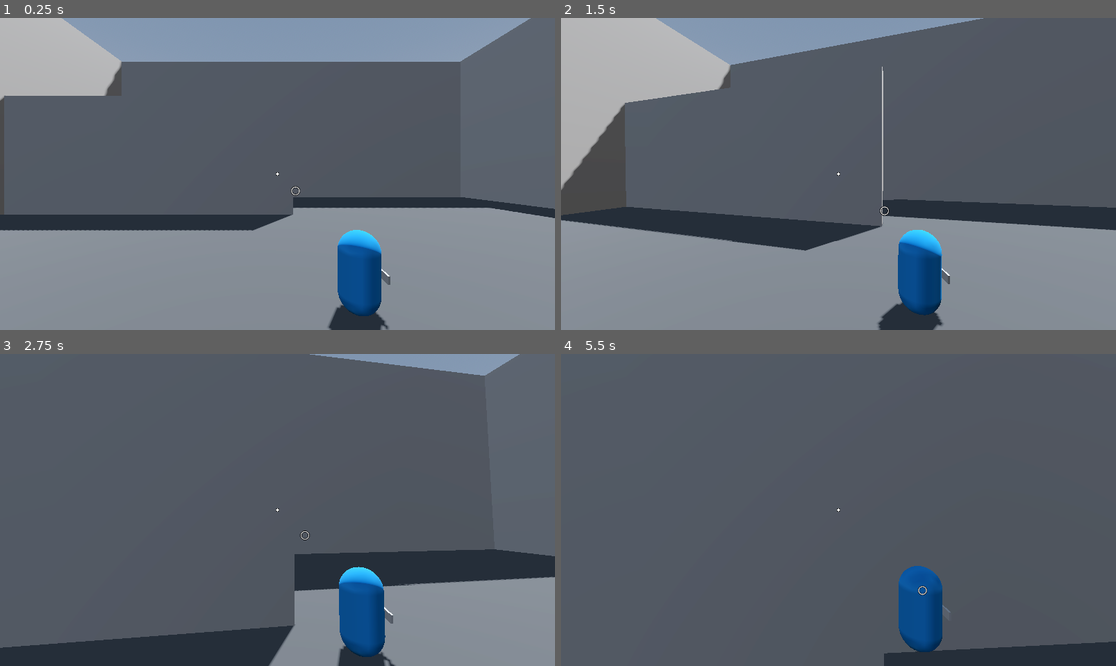
Above: before the commit, frames 1-4 (two rows, left to right).
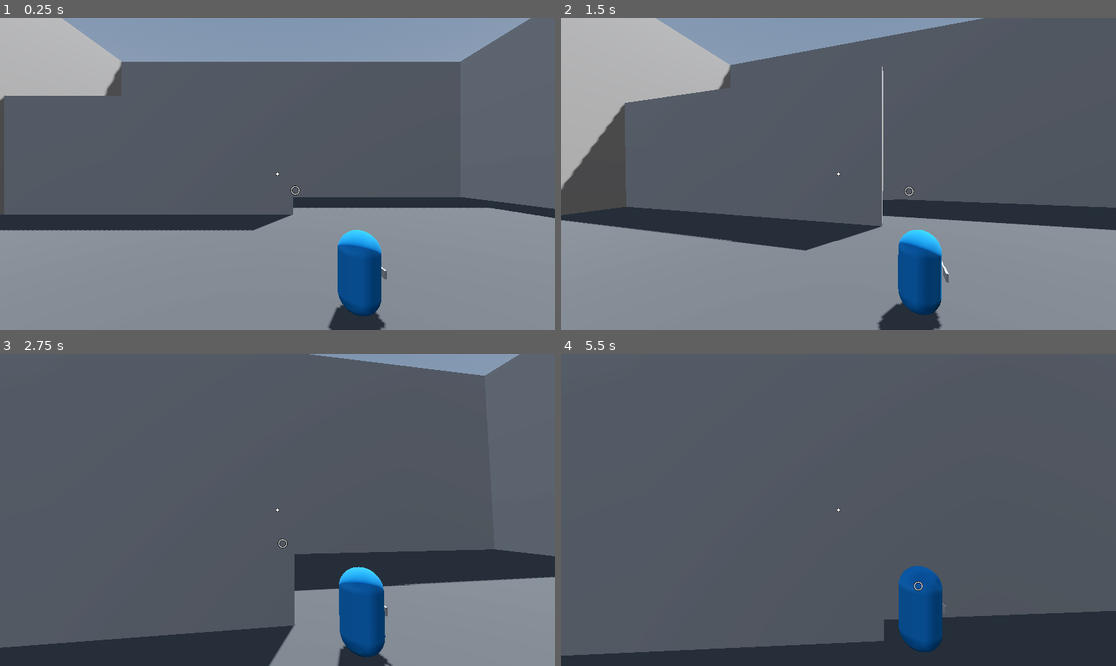
Above: after the commit, the same moments.

Repository: Sighco-git/Third-Person-Learning
Game: Godot game, scene res://Levels/sandbox.tscn
Same seed, same stepped clock (60 frames per second), same inputs: the game is played once before the commit and once after it.
Inputs (mouse positions are in pixels of both pictures, inside the frame that each line leads up to):
- Up to frame 1 (0.25 s): no input
- Up to frame 2 (1.5 s): tap Enter (ui_accept) at 0.5, 0.6, 0.77, 1.07, 1.35 s; move the mouse to (866, 174) at 0.52 s; hold W (move_forward) from 0.53 s (still down); move the mouse to (810, 174) at 1.27 s
- Up to frame 3 (2.75 s): keep holding W (move_forward); tap Enter (ui_accept) at 1.52, 1.82, 2.1 s; move the mouse to (288, 503) at 2.02 s
- Up to frame 4 (5.5 s): keep holding W (move_forward); move the mouse to (832, 516) at 2.77 s; tap Enter (ui_accept) at 2.85, 3.02, 3.32, 3.6, 3.77, 4.07, 4.35, 4.52, 4.82, 5.1 s; move the mouse to (877, 513) at 3.52 s; move the mouse to (794, 506) at 4.27 s; move the mouse to (844, 510) at 5.02 s

The runs differ from the first frame. In frame 1, 0.1% of the frame differs, in the area x 52-71%, y 53-100%; in frame 2, 0.1%; in frame 3, 0.1%; in frame 4, 6.9%, in the area x 0-100%, y 72-100%.

Commit message:
Cleaning code

Diff:
--- a/Player/control.gd
+++ b/Player/control.gd
@@ -1,4 +1,7 @@
+# Static crosshair to show true center.
 extends Control
+
+@onready var static_crosshair: Control = $"."
 
 func _draw() -> void:
 	draw_circle(Vector2.ZERO, 4, Color.BLACK)
--- a/Player/player.gd
+++ b/Player/player.gd
@@ -1,39 +1,41 @@
 extends CharacterBody3D
 
+# Camera Stuff
+@onready var player_camera: Camera3D = $Pivot/SpringArm3D/PlayerCamera
+@onready var pivot: Node3D = $Pivot
+@onready var spring_arm_3d: SpringArm3D = $Pivot/SpringArm3D
+# Mouse Sensitivity
+@export var sensitivity := 0.005
+# Visuals
+@onready var weapon_holder: Node3D = $WeaponHolder
 @onready var placeholder_mesh: MeshInstance3D = $PlaceholderMesh
-@onready var spring_arm_3d: SpringArm3D = $Pivot/SpringArm3D
-@onready var pivot: Node3D = $Pivot
-@export var sensitivity := 0.005
-@onready var weapon_holder: Node3D = $Pivot/WeaponHolder
+
 const SPEED = 5.0
-const JUMP_VELOCITY = 4.5
 
 func _ready() -> void:
-	Input.mouse_mode = Input.MOUSE_MODE_CAPTURED  # hides + locks cursor
+	# Hide cursor / keep mouse locked to game window
+	Input.mouse_mode = Input.MOUSE_MODE_CAPTURED
 
 func _unhandled_input(event: InputEvent) -> void:
+	# Camera movement
 	if event is InputEventMouseMotion:
+		# Pivot controls y axis
 		pivot.rotate_y(-event.relative.x * sensitivity)
+		# Springarm controls x axis
 		spring_arm_3d.rotation.x -= event.relative.y * sensitivity
 		spring_arm_3d.rotation.x = clamp(
 			spring_arm_3d.rotation.x,
-			deg_to_rad(-75),   # looking down limit
-			deg_to_rad(70)     # looking up limit
+			deg_to_rad(-75),   # looking down limit in degrees
+			deg_to_rad(70)     # looking up limit in degrees
 		)
-		weapon_holder.global_rotation.x = spring_arm_3d.rotation.x
 
 func _physics_process(delta: float) -> void:
 	# Add the gravity.
 	if not is_on_floor():
 		velocity += get_gravity() * delta
-
-	# Handle jump.
-	if Input.is_action_just_pressed("ui_accept") and is_on_floor():
-		velocity.y = JUMP_VELOCITY
-
 	# Get the input direction and handle the movement/deceleration.
-	# As good practice, you should replace UI actions with custom gameplay actions.
 	var input_dir := Input.get_vector("strafe_left", "strafe_right", "move_forward", "move_backward")
+	# Use pivot.basis so movement direction is tied to camera horizontal movement.
 	var direction = (pivot.basis * Vector3(input_dir.x, 0, input_dir.y)).normalized()
 	if direction:
 		velocity.x = direction.x * SPEED
@@ -41,5 +43,6 @@
 	else:
 		velocity.x = move_toward(velocity.x, 0, SPEED)
 		velocity.z = move_toward(velocity.z, 0, SPEED)
+	# Rotate player mesh to match input direction.
 	placeholder_mesh.rotation.y = input_dir.angle()
 	move_and_slide()
--- a/Player/player.tscn
+++ b/Player/player.tscn
@@ -3,6 +3,7 @@
 [ext_resource type="Script" uid="uid://0cm30arixmsh" path="res://Player/player.gd" id="1_l8h54"]
 [ext_resource type="PackedScene" uid="uid://cwqbmtgbbd2bq" path="res://Weapons/placeholder_gun.tscn" id="3_btcbx"]
 [ext_resource type="Script" uid="uid://d2hno15y3k3u6" path="res://Player/control.gd" id="3_gwnis"]
+[ext_resource type="Script" uid="uid://cvahem8pkuvm0" path="res://Player/weapon_holder.gd" id="3_k53q1"]
 
 [sub_resource type="CapsuleShape3D" id="CapsuleShape3D_4ntmi"]
 
@@ -34,11 +35,8 @@
 
 [node name="PlayerCamera" type="Camera3D" parent="Pivot/SpringArm3D" unique_id=1203522484]
 
-[node name="WeaponHolder" type="Node3D" parent="Pivot" unique_id=2058093688]
-transform = Transform3D(1, 0, 0, 0, 1, 0, 0, 0, 1, 0.6128051, -0.3770628, 0)
-
-[node name="PlaceholderGun" parent="Pivot/WeaponHolder" unique_id=1260822461 instance=ExtResource("3_btcbx")]
-transform = Transform3D(1, 0, 0, 0, 1, 0, 0, 0, 1, 0.022561312, -0.14188385, 0)
+[node name="RecenterMuzzle" type="RayCast3D" parent="Pivot/SpringArm3D/PlayerCamera" unique_id=1494937731]
+target_position = Vector3(0, 0, -100)
 
 [node name="CenterContainer" type="CenterContainer" parent="." unique_id=1738328359]
 anchors_preset = 15
@@ -51,3 +49,11 @@
 [node name="StaticCrosshair" type="Control" parent="CenterContainer" unique_id=662097936]
 layout_mode = 2
 script = ExtResource("3_gwnis")
+
+[node name="WeaponHolder" type="Node3D" parent="." unique_id=2058093688 node_paths=PackedStringArray("recenter_muzzle")]
+transform = Transform3D(1, 0, 0, 0, 1, 0, 0, 0, 1, -2, 2.3936129, 0)
+script = ExtResource("3_k53q1")
+recenter_muzzle = NodePath("../Pivot/SpringArm3D/PlayerCamera/RecenterMuzzle")
+
+[node name="PlaceholderGun" parent="WeaponHolder" unique_id=1260822461 instance=ExtResource("3_btcbx")]
+transform = Transform3D(1, 0, 0, 0, 1, 0, 0, 0, 1, 2.6106005, -2.444568, -0.10979223)
--- /dev/null
+++ b/Player/weapon_holder.gd
@@ -0,0 +1,17 @@
+# Makes weapon gradually point to the center using RecenterMuzzle - RayCast3D node.
+extends Node3D
+
+@export var recenter_muzzle: RayCast3D
+@onready var weapon_holder: Node3D = $"."
+
+# Called when the node enters the scene tree for the first time.
+func _ready() -> void:
+	pass # Replace with function body.
+
+
+# Called every frame. 'delta' is the elapsed time since the previous frame.
+func _process(delta: float) -> void:
+	recenter_muzzle.force_raycast_update()
+	if recenter_muzzle.is_colliding():
+		var centered_shot = recenter_muzzle.get_collision_point()
+		#weapon_holder.x = centered_shot.y
--- a/Weapons/Systems/dynamic_crosshair.gd
+++ b/Weapons/Systems/dynamic_crosshair.gd
@@ -1,13 +1,9 @@
+# Crosshair which shows the true location of anticipated attack
 extends Sprite3D
 
 @onready var muzzle_raycast: RayCast3D = $".."
 @export var weight := 15.0
-# Called when the node enters the scene tree for the first time.
 
-func _ready() -> void:
-	pass
-
-# Called every frame. 'delta' is the elapsed time since the previous frame.
 func _process(delta: float) -> void:
 	update_crosshair(delta)
 
Not shown, added: Player/weapon_holder.gd.uid
